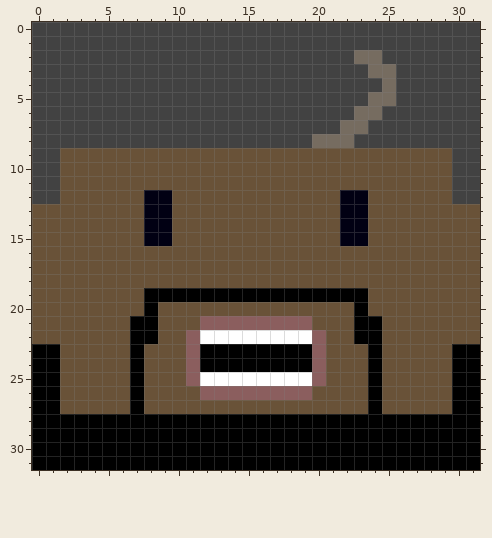
Two states of a pixel-art sprite, Faces/Drake (Down).png. The picture above is the old version.
The file is 320x320 pixels, drawn in blocks of 10x10; one block is one cell here.
After the commit:
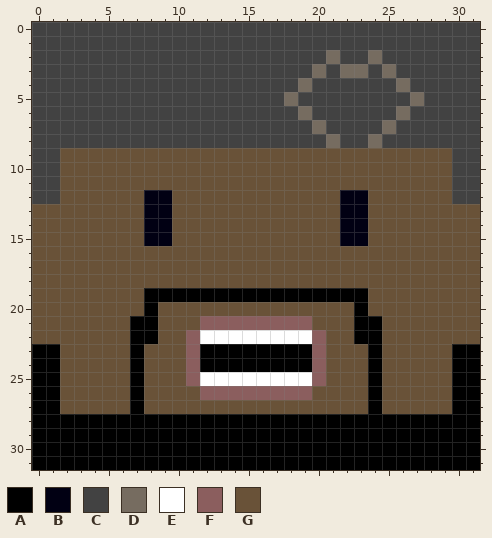
Palette (. is transparent): A #000000  B #010013  C #424242  D #766c60  E #ffffff  F #8b5e5e  G #695238
Change:
Colour C replaces colour D in row 2 at x 23; in row 3 at x 24; in row 4 at x 25; in row 5 at x 24 to 25; in row 6 at x 23 to 24; in row 7 at x 22 to 23.
Colour C replaces colour D in row 8 at x 20 and 22.
Colour D replaces colour C in row 2 at x 21; in row 3 at x 20 and 22 to 23; in row 4 at x 19 and 26; in row 5 at x 18 and 27; in row 6 at x 19 and 26; in row 7 at x 20 and 25.
Colour D replaces colour C in row 8 at x 24.
Boxes around the changes in both pictures, in picture pixels (x1, y1, x2, y2):
changed: (284, 50, 424, 148)
